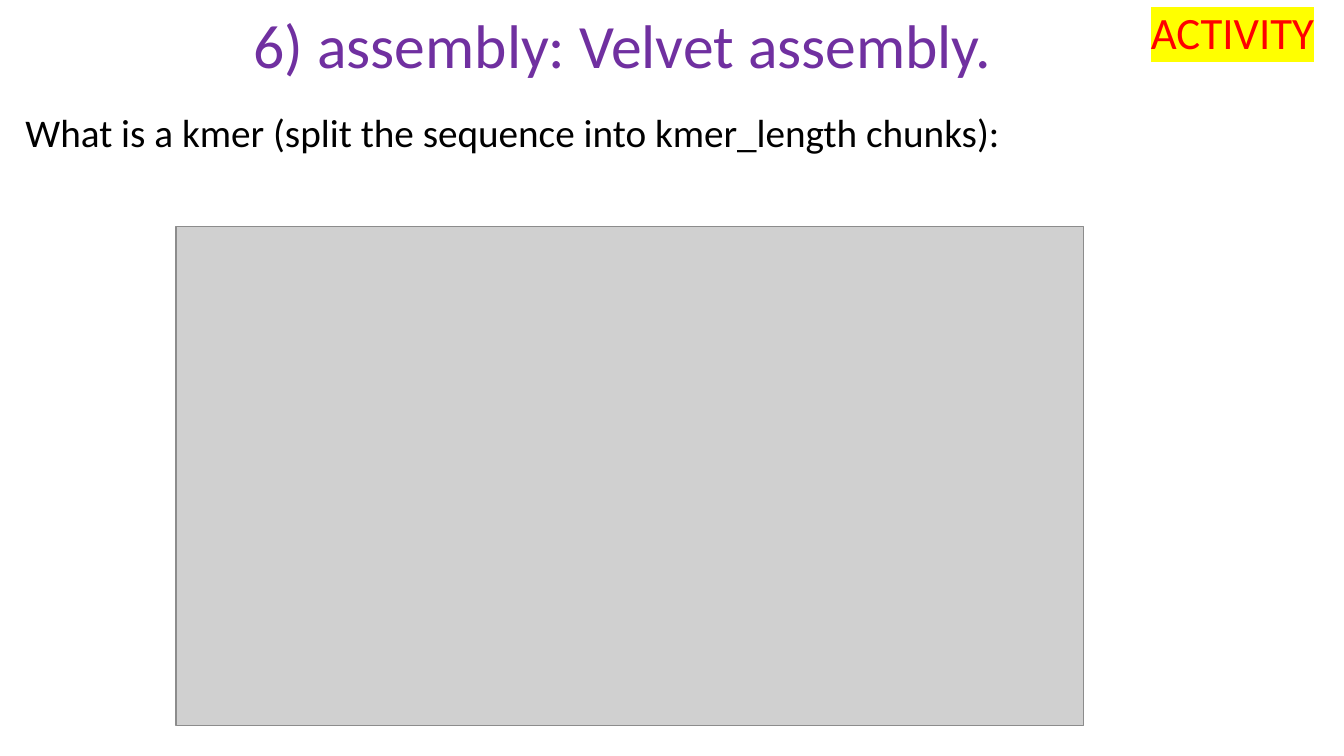
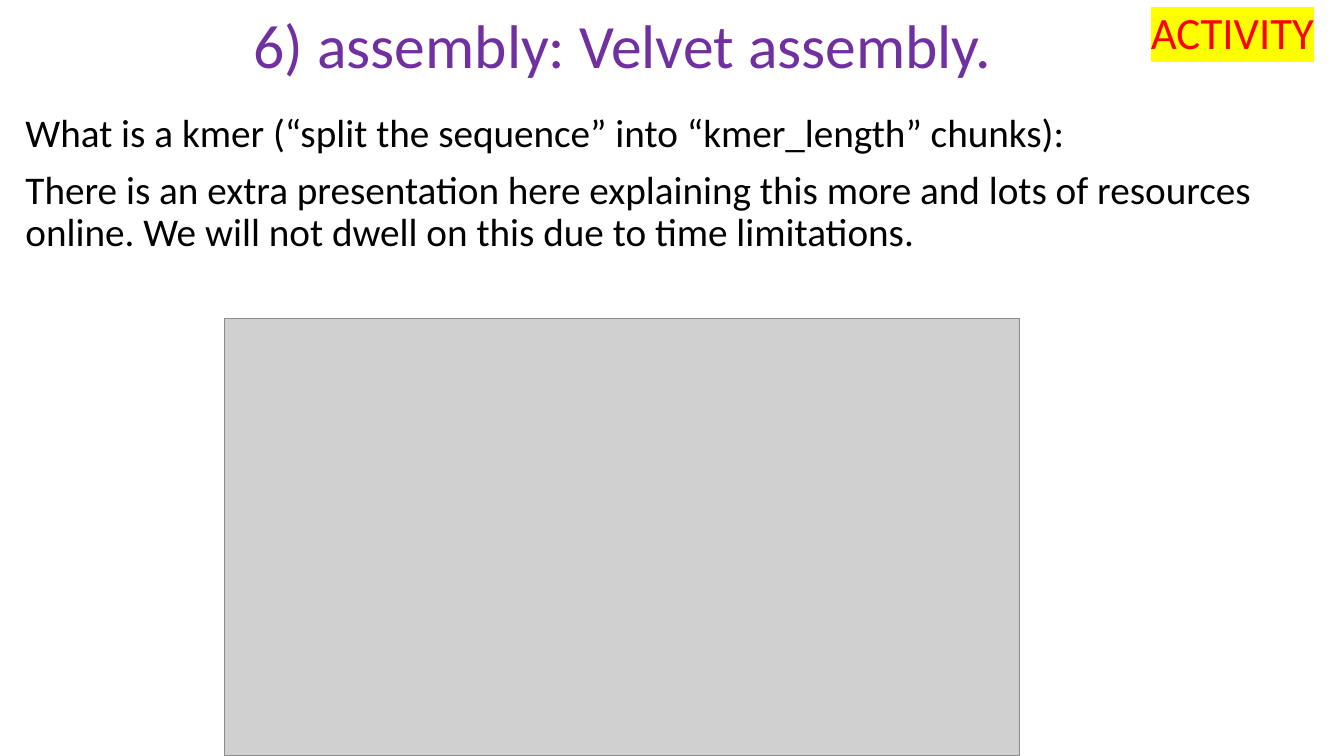
Before and after one commit to peterthorpe5/Msc_Digital_Health, a slide deck: slide 17 of powerpoint/6_assembly.pptx. Drawn at 1344x756 pixels with LibreOffice and Linux fonts; fonts in the diff are those of the drawing; grey boxes stand for pictures. Boxes give left, top, right and bottom in pixels: in the first picture for what was removed or moved away, otherwise in the second. Text is boxed around its words. In the diff, an @@ line names an element or a change of style, - is before the commit and + after.

```diff
--- a/powerpoint/6_assembly.pptx
+++ b/powerpoint/6_assembly.pptx
@@ text at [25,118,1251,247]: text changed @@
-What is a kmer (split the sequence into kmer_length chunks):
+What is a kmer (“split the sequence” into “kmer_length” chunks):
+There is an extra presentation here explaining this more and lots of resources online. We will not dwell on this due to time limitations.
@@ picture: place and size @@
-picture at [176,227,1085,726]
+picture at [225,319,1019,756]
```
Also in this commit, not shown: 10 other slides changed, 1 slide added, 7 other files.
